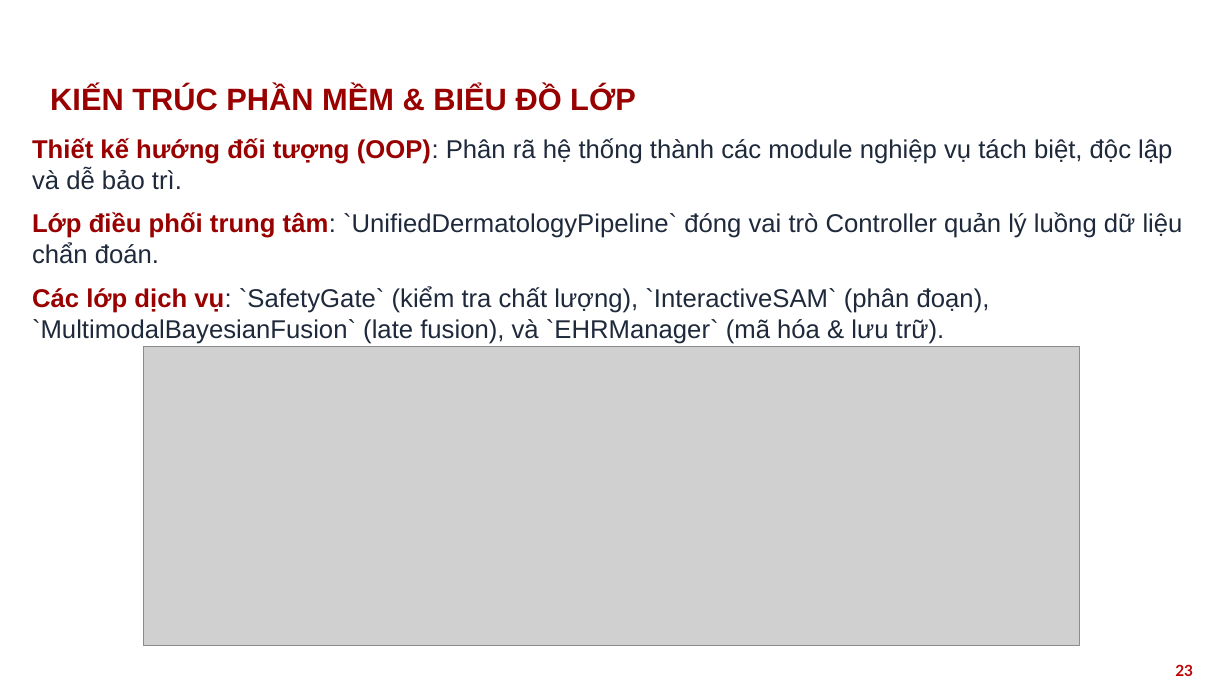
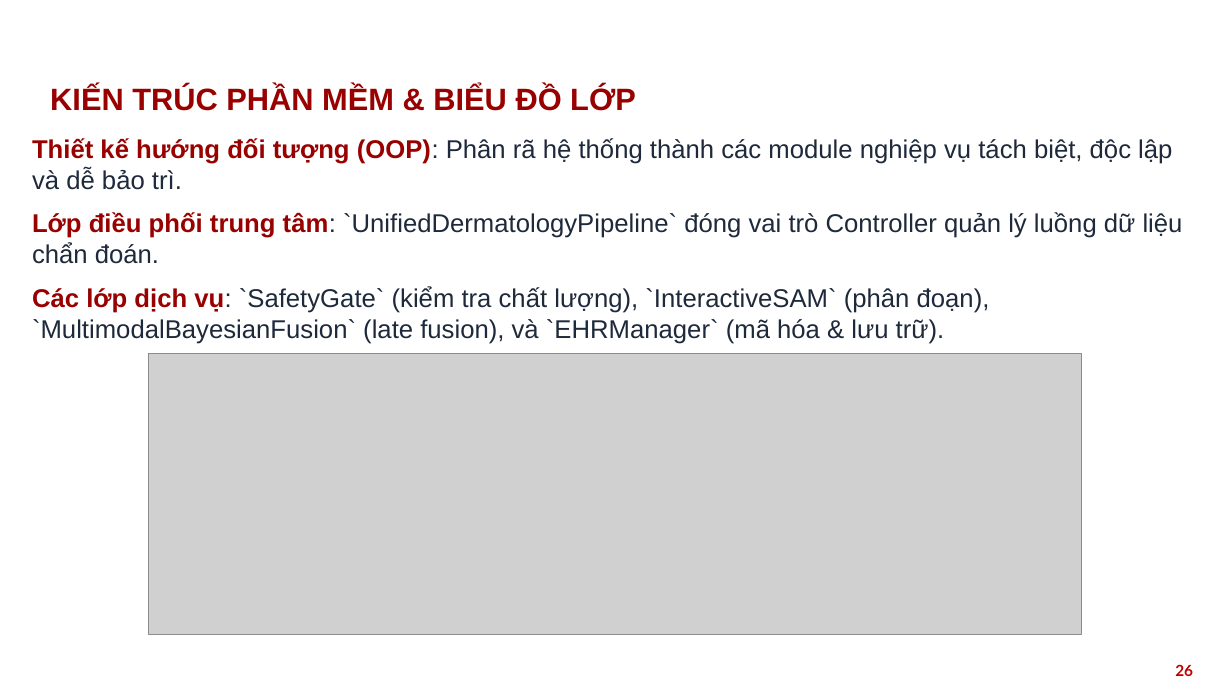
Before and after one commit to nthg0609/doanTN, a slide deck: slide 26 of HUST_PPT_template_2022_RED_16x9_567042.pptx (slide 23 before the commit). Drawn at 1232x693 pixels with LibreOffice and Linux fonts; fonts in the diff are those of the drawing; grey boxes stand for pictures; background and template pictures are left out. Boxes give left, top, right and bottom in pixels: in the first picture for what was removed or moved away, otherwise in the second. Text is boxed around its words. In the diff, an @@ line names an element or a change of style, - is before the commit and + after.

```diff
--- a/HUST_PPT_template_2022_RED_16x9_567042.pptx
+++ b/HUST_PPT_template_2022_RED_16x9_567042.pptx
@@ picture: place and size @@
-picture at [143,347,1080,645]
+picture at [149,354,1082,635]
@@ page number at [1175,664,1193,676]: text changed @@
-23
+26
```
Also in this commit, not shown: 19 other slides changed, 4 slides added, 50 other files.
